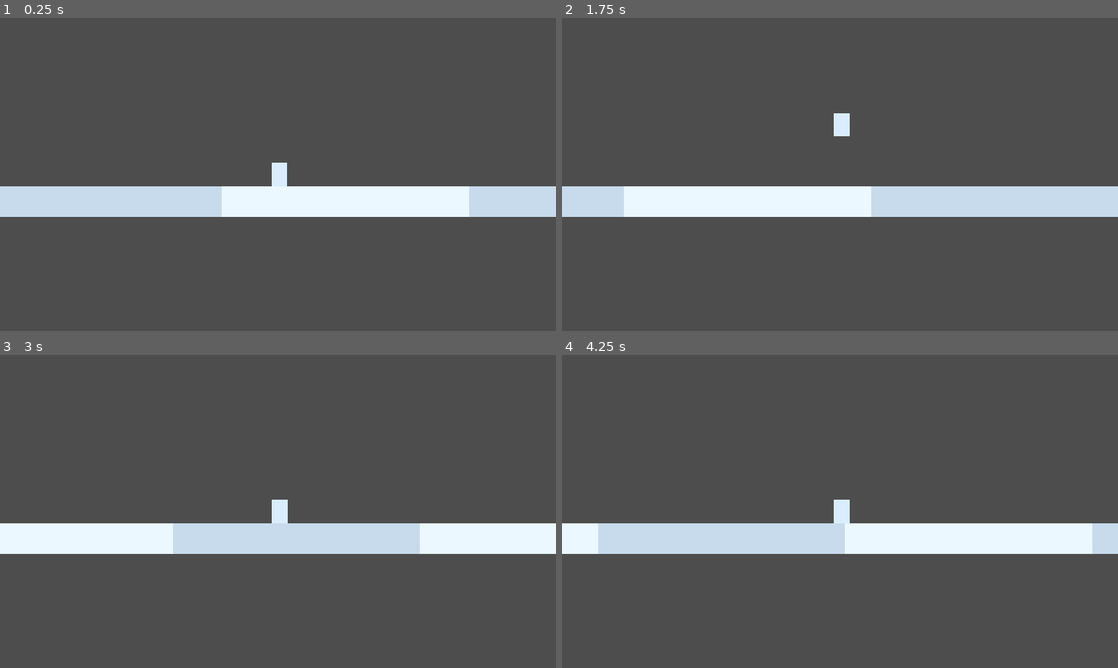
Above: before the commit, frames 1-4 (two rows, left to right).
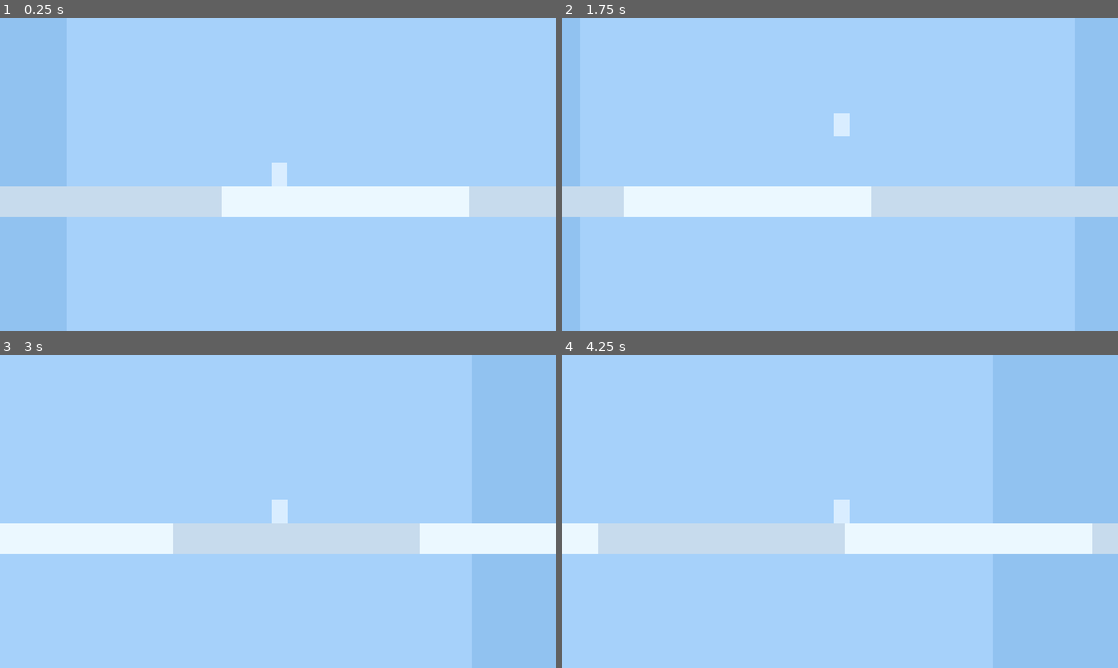
Above: after the commit, the same moments.

Repository: Kiernan-Hub/Aurora
Game: Godot game, scene res://scenes/main.tscn
The game is run twice, just before and just after one commit, with the same random seed, the same clock (stepped at 60 frames per second) and the same inputs.
Inputs:
- Up to frame 1 (0.25 s): no input
- Up to frame 2 (1.75 s): tap Enter (ui_accept) at 0.5, 0.77, 1.52 s
- Up to frame 3 (3 s): no input
- Up to frame 4 (4.25 s): tap Enter (ui_accept) at 3.02, 3.77 s

The runs differ from the first frame. In frame 1, 90% of the frame differs, in the area x 0-100%, y 0-100%; in frame 2, 90%; in frame 3, 90%; in frame 4, 90%.

Commit message:
background generator: fixed player_path lookup, spawns confirmed

Diff:
--- a/scripts/systems/background_generator.gd
+++ b/scripts/systems/background_generator.gd
@@ -18,13 +18,25 @@
 
 
 func _ready() -> void:
-	player = get_node(player_path) as CharacterBody2D
+	player = resolve_player()
 	if player == null:
-		push_error("BackgroundGenerator requires a valid player_path.")
+		push_error("BackgroundGenerator requires a valid Player node.")
 		set_physics_process(false)
 		return
 
 	initialize_segments()
+
+
+func resolve_player() -> CharacterBody2D:
+	var resolved_player: CharacterBody2D = null
+
+	if player_path != NodePath():
+		resolved_player = get_node_or_null(player_path) as CharacterBody2D
+
+	if resolved_player == null:
+		resolved_player = get_node_or_null("/root/Main/Player") as CharacterBody2D
+
+	return resolved_player
 
 
 func _physics_process(_delta: float) -> void:
